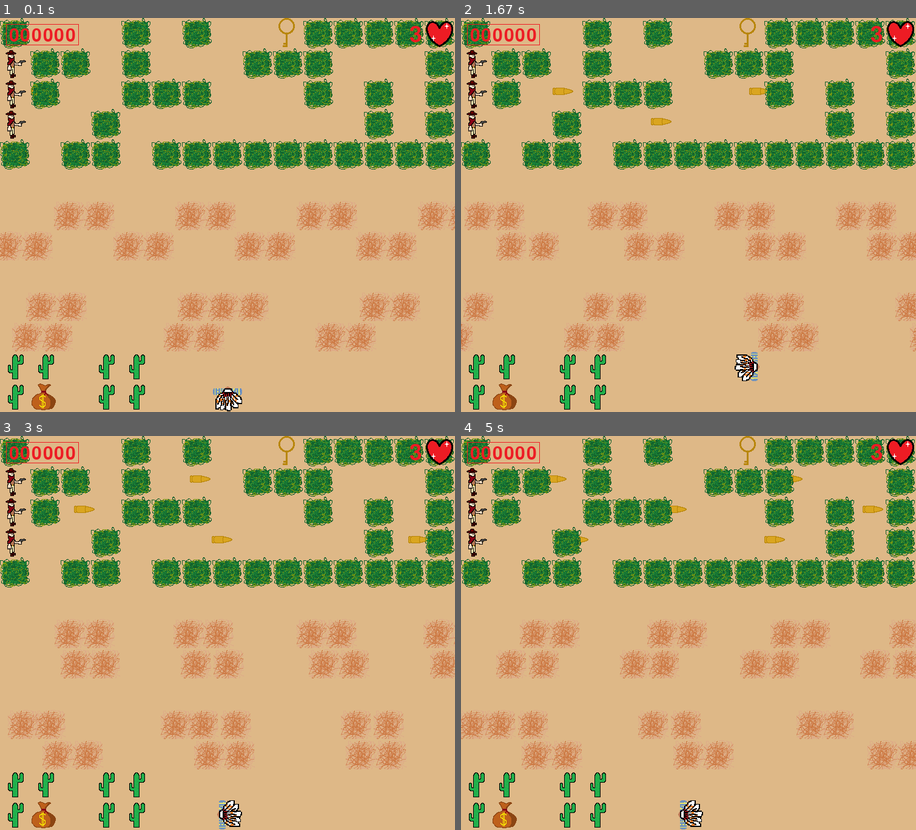
Above: before the commit, frames 1-4 (two rows, left to right).
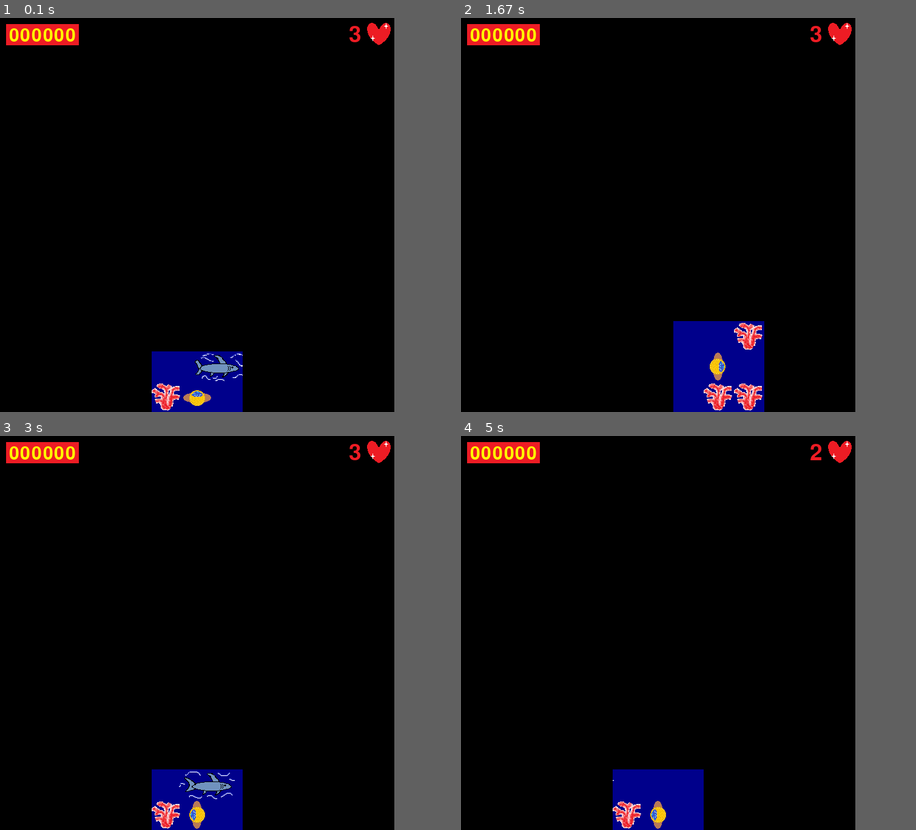
Above: after the commit, the same moments.

Repository: AZEN-SGG/PyGameProject
Game: pygame game, started from MainProgramm.py
Two runs of this game, one before a commit and one after it. Both use one fixed random seed, a clock stepped at 60 frames per second and the inputs below.
Inputs:
- Up to frame 1 (0.1 s): no input
- Up to frame 2 (1.67 s): hold Right 0.33-0.8 s; hold Up 0.83-1.13 s; hold Right 1.17-1.63 s
- Up to frame 3 (3 s): hold Left 1.67-2.2 s; hold Down 2.23-2.53 s; hold Left 2.57-2.97 s
- Up to frame 4 (5 s): hold Up 3-3.37 s; tap Space at 3.4, 3.8, 4.1, 4.47, 4.87 s; hold Right 3.73-4.37 s; hold Down 4.4-4.77 s; hold Left from 4.8 s (still down)
In our replay, the window is 750x650 before the commit and 650x650 after it. These sizes can differ from the game's own. Grey fills any space a smaller window leaves; there, only what the larger window draws over its background counts as a difference.

The runs differ from the first frame. In frame 1, 89% of the frame differs, in the area x 0-100%, y 0-100%; in frame 2, 90%; in frame 3, 89%; in frame 4, 90%.

Commit message:
Изменила координаты класса Жизнь и размер экрана

Diff:
--- a/FirstLevel.py
+++ b/FirstLevel.py
@@ -2,7 +2,7 @@
 import random
 import os
 
-WIDTH = 750
+WIDTH = 650
 HEIGHT = 650
 FPS = 30  # Не трогать! На этом всё работает!
 
@@ -513,7 +513,7 @@
                 self.score.points = '0' * (6 - len_points) + self.score.points
 
         text = self.font.render(self.life, True, color)  # Рисую счёт - коричневый цвет
-        text_x = 675
+        text_x = 575
         text_y = 10
         screen.blit(text, (text_x, text_y))
 
@@ -540,7 +540,7 @@
 
 heart_image = pygame.image.load(os.path.join(data_folder, 'heart.png')).convert()
 score = Score(screen)
-life = Life(725, 25, heart_image, screen, score)
+life = Life(625, 25, heart_image, screen, score)
 
 life_group.add(life)
 
@@ -847,4 +847,3 @@
         number_frames += 1
         # После отрисовки всего, переворачиваем экран
         pygame.display.flip()
-first_level(True)
